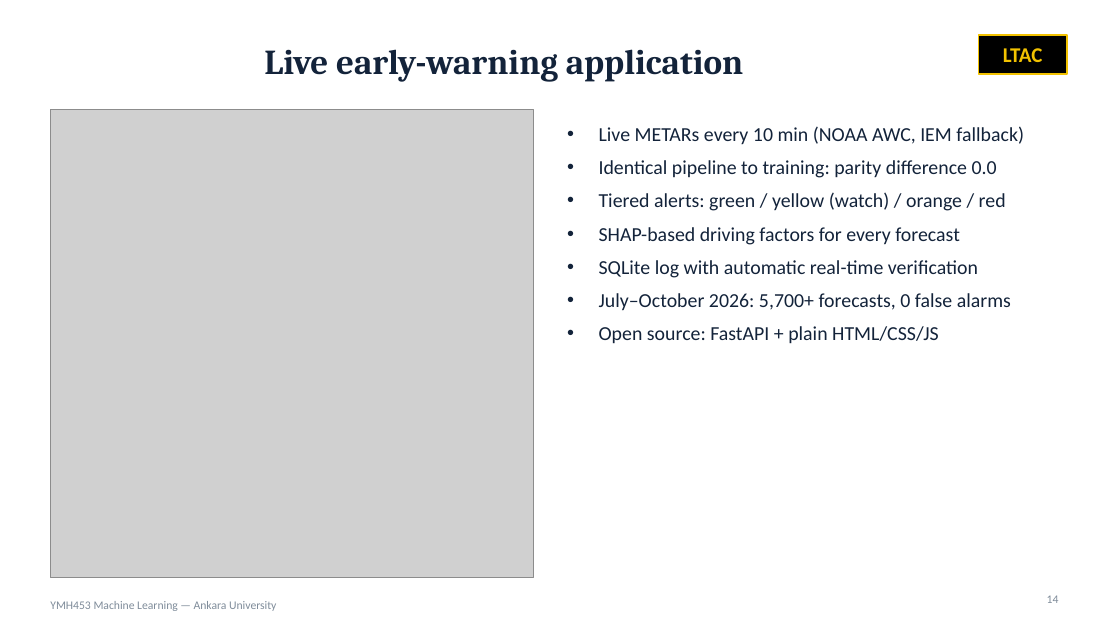
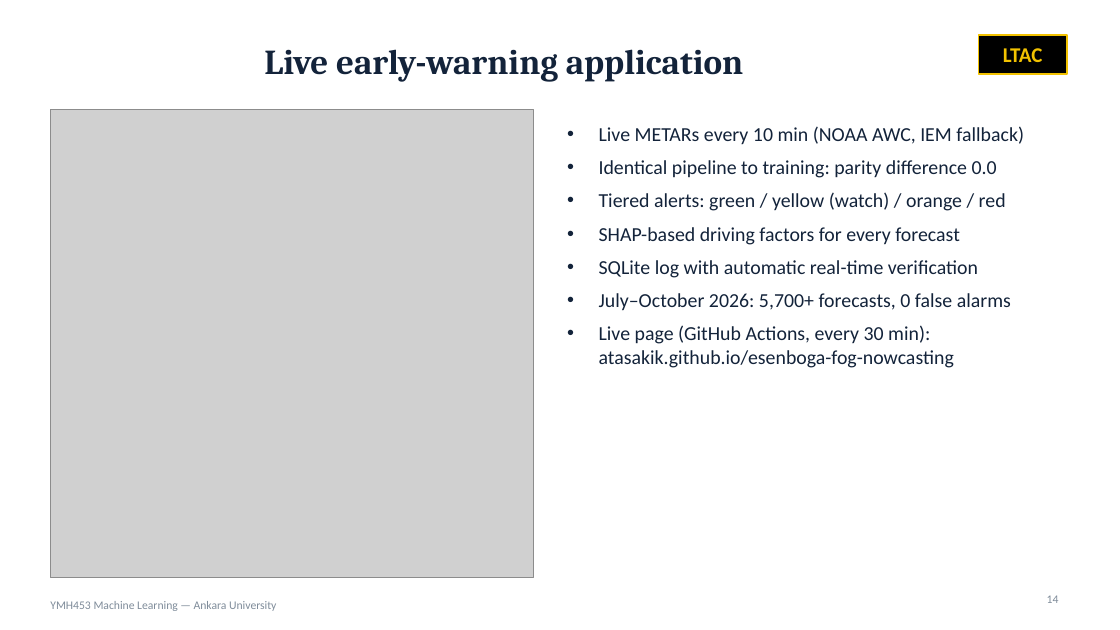
Before and after one commit to AtaSakik/esenboga-fog-nowcasting, a slide deck: slide 14 of presentation/Esenboga_Presentation_EN.pptx. Drawn at 1120x630 pixels with LibreOffice and Linux fonts; fonts in the diff are those of the drawing; grey boxes stand for pictures. Boxes give left, top, right and bottom in pixels: in the first picture for what was removed or moved away, otherwise in the second. Text is boxed around its words. In the diff, an @@ line names an element or a change of style, - is before the commit and + after.

Commit message:
Document the public live dashboard on GitHub Pages
README explains the serverless operation and how to pull the live
database; papers and decks link the dashboard.

```diff
--- a/presentation/Esenboga_Presentation_EN.pptx
+++ b/presentation/Esenboga_Presentation_EN.pptx
@@ text at bbox=[599, 325, 954, 368]: text changed @@
-• Open source: FastAPI + plain HTML/CSS/JS
+• Live page (GitHub Actions, every 30 min): atasakik.github.io/esenboga-fog-nowcasting
```
Also in this commit, not shown: 9 other files.
